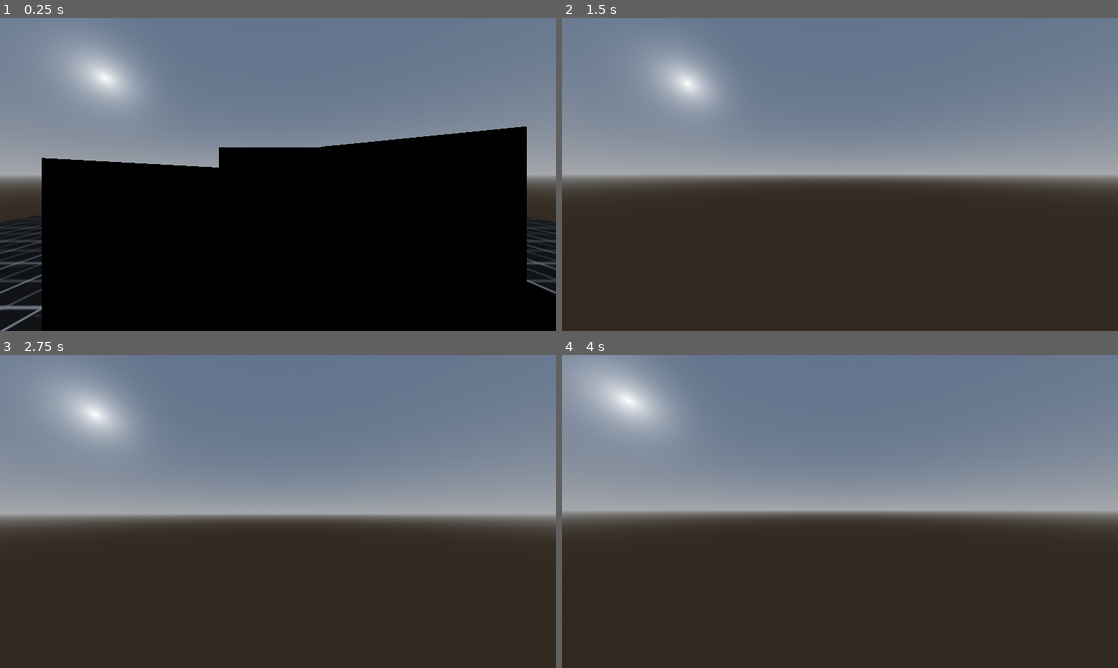
Above: before the commit, frames 1-4 (two rows, left to right).
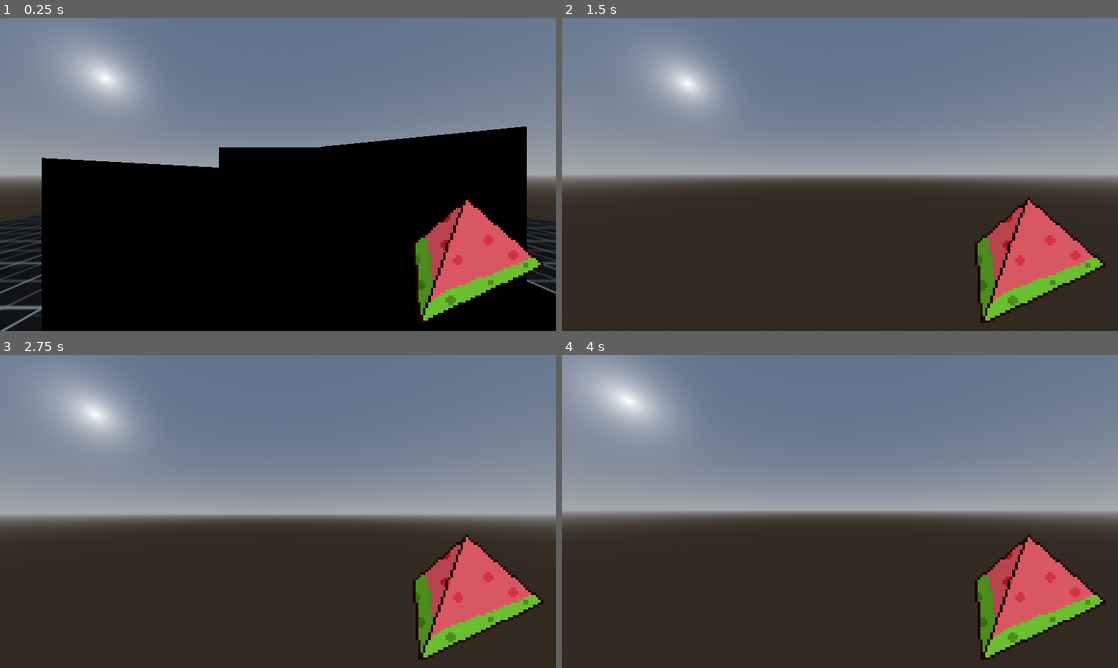
Above: after the commit, the same moments.

Repository: koliao/void_dwellers
Game: Godot game, scene res://Scenes/Sandbox.tscn
The game is run twice, just before and just after one commit, with the same random seed, the same clock (stepped at 60 frames per second) and the same inputs.
Inputs (mouse positions are in pixels of both pictures, inside the frame that each line leads up to):
- Up to frame 1 (0.25 s): no input
- Up to frame 2 (1.5 s): tap Enter at 0.5 s; move the mouse to (867, 174) at 0.52 s; hold W (move_forward) from 0.53 s (still down); tap Space (jump) at 0.77 s; move the mouse to (812, 174) at 1.27 s
- Up to frame 3 (2.75 s): keep holding W (move_forward); tap Space (jump) at 1.52, 2 s; move the mouse to (289, 505) at 2.02 s
- Up to frame 4 (4 s): keep holding W (move_forward); move the mouse to (834, 517) at 2.77 s; tap Space (jump) at 3.02, 3.77 s; tap Enter at 3.5 s; move the mouse to (878, 514) at 3.52 s

The runs differ from the first frame. In frame 1, 5.2% of the frame differs, in the area x 74-98%, y 57-98%; in frame 2, 5.2%; in frame 3, 5.2%; in frame 4, 5.2%.

Commit message:
Pickup food items

Diff:
--- /dev/null
+++ b/Scenes/FoodContainer.gd
@@ -0,0 +1,20 @@
+extends Node3D
+const FoodType = preload("res://Scripts/Enums.gd").FoodType
+@export var food_type : FoodType = FoodType.WATERMELON
+
+const watermelon_texture = preload("res://Assets/food_1.png")
+const strawberry_texture = preload("res://Assets/food_2.png")
+
+const food_textures = [watermelon_texture, strawberry_texture]
+
+func _ready():
+	pass
+
+func _process(delta):
+	if(food_type < food_textures.size()):
+		$MeshInstance3D/FoodIcon.texture = food_textures[food_type]
+
+
+func _on_area_3d_body_entered(body):
+	if(body.is_in_group("Player")):
+		body.pick_up_food(food_type)
--- /dev/null
+++ b/Scenes/FoodContainer.tscn
@@ -0,0 +1,38 @@
+[gd_scene load_steps=6 format=3 uid="uid://djlenw7dytuwj"]
+
+[ext_resource type="Texture2D" uid="uid://co4283gihq8en" path="res://Assets/food_1.png" id="1_77bxo"]
+[ext_resource type="Script" path="res://Scenes/FoodContainer.gd" id="1_tpd8r"]
+
+[sub_resource type="BoxMesh" id="BoxMesh_vm8hb"]
+
+[sub_resource type="BoxShape3D" id="BoxShape3D_48n5l"]
+
+[sub_resource type="CylinderShape3D" id="CylinderShape3D_wl46w"]
+radius = 1.03017
+
+[node name="FoodContainer" type="Node3D"]
+script = ExtResource("1_tpd8r")
+
+[node name="MeshInstance3D" type="MeshInstance3D" parent="."]
+transform = Transform3D(1, 0, 0, 0, 1, 0, 0, 0, 1, 0, 0.5, 0)
+transparency = 0.85
+mesh = SubResource("BoxMesh_vm8hb")
+
+[node name="StaticBody3D" type="StaticBody3D" parent="MeshInstance3D"]
+
+[node name="CollisionShape3D" type="CollisionShape3D" parent="MeshInstance3D/StaticBody3D"]
+shape = SubResource("BoxShape3D_48n5l")
+
+[node name="FoodIcon" type="Sprite3D" parent="MeshInstance3D"]
+transform = Transform3D(1, 0, 0, 0, 1, 0, 0, 0, 1, 0, 0.232122, 0)
+billboard = 1
+texture_filter = 2
+texture = ExtResource("1_77bxo")
+
+[node name="Area3D" type="Area3D" parent="MeshInstance3D"]
+
+[node name="CollisionShape3D" type="CollisionShape3D" parent="MeshInstance3D/Area3D"]
+transform = Transform3D(1, 0, 0, 0, 1, 0, 0, 0, 1, 0, 0.5, 0)
+shape = SubResource("CylinderShape3D_wl46w")
+
+[connection signal="body_entered" from="MeshInstance3D/Area3D" to="." method="_on_area_3d_body_entered"]
--- a/Scenes/Player.gd
+++ b/Scenes/Player.gd
@@ -73,3 +73,6 @@
 		return jump_vel
 	jump_vel = Vector3.ZERO if is_on_floor() else jump_vel.move_toward(Vector3.ZERO, gravity * delta)
 	return jump_vel
+
+func pick_up_food(food_type):
+	$Camera.food_picked_up(food_type)
--- a/Scenes/Player.tscn
+++ b/Scenes/Player.tscn
@@ -1,12 +1,14 @@
-[gd_scene load_steps=3 format=3 uid="uid://cdk6hwb4hi2wc"]
+[gd_scene load_steps=5 format=3 uid="uid://cdk6hwb4hi2wc"]
 
 [ext_resource type="Script" path="res://Scenes/Player.gd" id="1_2f8j2"]
+[ext_resource type="Script" path="res://Scenes/PlayerCamera.gd" id="2_ss0nn"]
+[ext_resource type="Texture2D" uid="uid://co4283gihq8en" path="res://Assets/food_1.png" id="2_tdk8y"]
 
 [sub_resource type="CapsuleShape3D" id="CapsuleShape3D_3rsb5"]
 radius = 0.3
 height = 1.8
 
-[node name="Player" type="CharacterBody3D" groups=["CanOpenCatRegion"]]
+[node name="Player" type="CharacterBody3D" groups=["CanOpenCatRegion", "Player"]]
 script = ExtResource("1_2f8j2")
 jump_height = 1.0
 
@@ -17,3 +19,12 @@
 [node name="Camera" type="Camera3D" parent="."]
 transform = Transform3D(1, 0, 0, 0, 1, 0, 0, 0, 1, 0, 1.7, 0)
 fov = 90.0
+script = ExtResource("2_ss0nn")
+
+[node name="HoldedFruit" type="Node3D" parent="Camera"]
+
+[node name="Sprite3D" type="Sprite3D" parent="Camera/HoldedFruit"]
+transform = Transform3D(0.16, 0, 0, 0, 0.16, 0, 0, 0, 0.16, 0.12, -0.05, -0.1)
+billboard = 1
+texture_filter = 0
+texture = ExtResource("2_tdk8y")
--- /dev/null
+++ b/Scenes/PlayerCamera.gd
@@ -0,0 +1,19 @@
+extends Camera3D
+
+const FoodType = preload("res://Scripts/Enums.gd").FoodType
+var holded_fruit : FoodType = FoodType.WATERMELON
+const watermelon_texture = preload("res://Assets/food_1.png")
+const strawberry_texture = preload("res://Assets/food_2.png")
+
+const food_textures = [watermelon_texture, strawberry_texture]
+
+func _ready():
+	$HoldedFruit/Sprite3D.texture = food_textures[holded_fruit]
+	pass
+
+func _process(delta):
+	pass
+
+func food_picked_up(food_type: FoodType):
+	holded_fruit = food_type
+	$HoldedFruit/Sprite3D.texture = food_textures[holded_fruit]
--- a/Scenes/Sandbox.tscn
+++ b/Scenes/Sandbox.tscn
@@ -1,8 +1,9 @@
-[gd_scene load_steps=10 format=3 uid="uid://2r2xorepwlip"]
+[gd_scene load_steps=11 format=3 uid="uid://2r2xorepwlip"]
 
 [ext_resource type="PackedScene" uid="uid://cdk6hwb4hi2wc" path="res://Scenes/Player.tscn" id="1_ndiqr"]
 [ext_resource type="Texture2D" uid="uid://ba7k1j4k4v365" path="res://Assets/DarkPrototypeTexture.png" id="2_7sl6d"]
 [ext_resource type="PackedScene" uid="uid://cd838utlh5bjd" path="res://Scenes/CatRegion.tscn" id="3_8qn4g"]
+[ext_resource type="PackedScene" uid="uid://djlenw7dytuwj" path="res://Scenes/FoodContainer.tscn" id="4_d2n7d"]
 
 [sub_resource type="ProceduralSkyMaterial" id="ProceduralSkyMaterial_yxtyg"]
 
@@ -49,7 +50,7 @@
 material = SubResource("StandardMaterial3D_p85vg")
 
 [node name="CatRegion" parent="." instance=ExtResource("3_8qn4g")]
-transform = Transform3D(1, 0, 0, 0, 1, 0, 0, 0, 1, 0.520572, 1.05552, -2.77127)
+transform = Transform3D(1, 0, 0, 0, 1, 0, 0, 0, 1, -0.943415, 0.991156, -2.7471)
 opened = true
 
 [node name="Wall1" type="MeshInstance3D" parent="."]
@@ -70,3 +71,11 @@
 transform = Transform3D(-0.000690626, 1.92, 0.00163617, -0.263427, -0.00171546, 1.90184, 1.90184, 0.000459608, 0.263428, 0.583845, 0.482328, -2.80116)
 mesh = SubResource("QuadMesh_ch6xj")
 skeleton = NodePath("../Wall1")
+
+[node name="WatermelonFoodContainer" parent="." instance=ExtResource("4_d2n7d")]
+transform = Transform3D(1, 0, 0, 0, 1, 0, 0, 0, 1, 0, 0, 4.6223)
+food_type = 0
+
+[node name="StrawberryFoodContainer2" parent="." instance=ExtResource("4_d2n7d")]
+transform = Transform3D(1, 0, 0, 0, 1, 0, 0, 0, 1, -3.04146, 0, 4.6223)
+food_type = 1
--- /dev/null
+++ b/Scripts/Enums.gd
@@ -0,0 +1,4 @@
+enum FoodType {
+	WATERMELON = 0,
+	STRAWBERRY = 1
+}
--- a/project.godot
+++ b/project.godot
@@ -87,3 +87,7 @@
 [layer_names]
 
 3d_physics/layer_5="CatRegion"
+
+[rendering]
+
+environment/defaults/default_clear_color=Color(0.301961, 0.301961, 0.301961, 1)
Binary file added: Assets/food_1.png
Not shown, added: Assets/food_1.png.import
Binary file added: Assets/food_2.png
Not shown, added: Assets/food_2.png.import
